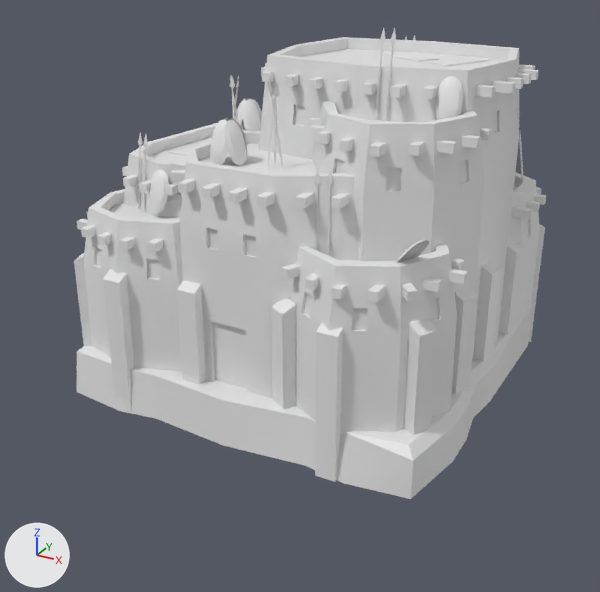
The COLLADA model art/meshes/structural/soninke/fortress.dae as it was, and as the next commit left it.
Both versions are drawn from a camera (50 mm lens) standing at (24.9, -47.8, 25.7) and looking at (0.4, -3.2, 3.4). Every picture has the same lights, and +X, +Y and +Z are marked at lower left. The first picture is the older version.

Before the edit, the objects in view are built like this:
```python
me_cubo_415 = bpy.data.meshes.new('Cubo.415')
me_cubo_415.from_pydata(...)  # 2356 vertices, 3792 faces; spans x -12.6..13.0, y -12.7..13.1, z -2.9..20.8
me_cubo_415.materials.append(mat_texturas_edificios_mandé)  # white #e7e7e7
ob_fortress = bpy.data.objects.new('fortress', me_cubo_415)
ob_fortress.location = (0.0, 0.0, 0.0)
```
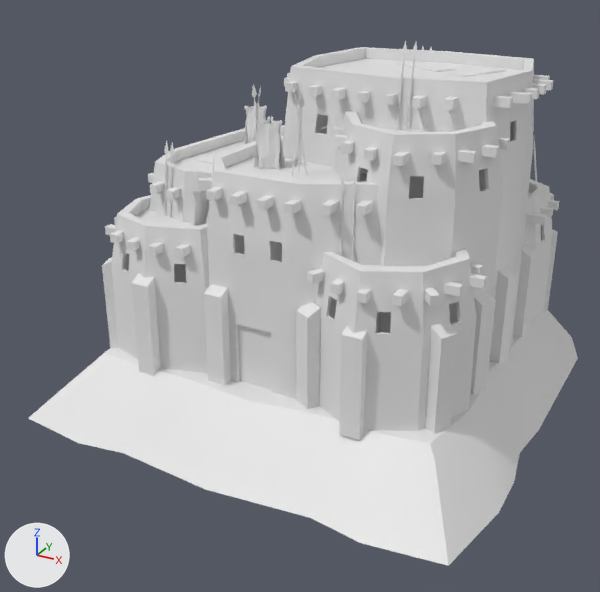
Location of each change, (x1, y1, x2, y2) in pixels of the pictures (600 x 592 px; the box of a moved part takes in the faces that stretch with it):
'fortress', reshaped (16% wider, 11% taller): before (74, 28, 546, 499); after (28, 41, 578, 566)
part 1 of me_cubo_415, moved or reshaped: before (213, 322, 247, 389); after (239, 325, 271, 389)
part 2 of me_cubo_415, moved or reshaped: before (74, 253, 92, 346); after (102, 257, 119, 348)
part 3 of me_cubo_415, moved or reshaped: before (103, 269, 134, 412); after (131, 273, 161, 377)
part 4 of me_cubo_415, moved or reshaped: before (271, 298, 296, 409); after (296, 302, 321, 409)
part 5 of me_cubo_415, moved or reshaped: before (315, 323, 343, 482); after (339, 326, 367, 440)
part 6 of me_cubo_415, rebuilt (7% shorter): before (259, 37, 519, 359); after (283, 47, 534, 345)
part 7 of me_cubo_415, rebuilt: before (124, 123, 246, 218); after (149, 125, 285, 283)
part 8 of me_cubo_415, rebuilt: before (84, 189, 183, 372); after (111, 195, 245, 373)
part 9 of me_cubo_415, rebuilt (22% wider, 34% taller): before (77, 309, 529, 499); after (28, 311, 578, 566)
part 10 of me_cubo_415, deleted: before (77, 28, 546, 435)
part 11 of me_cubo_415, reshaped: before (180, 84, 540, 434); after (105, 41, 559, 434)

What the commit changed:
me_cubo_415 is used by ob_fortress; location (0.0, 0.0, 0.0).
me_cubo_415 had 2356 vertices, 3792 faces and spanned x -12.6..13.0, y -12.7..13.1, z -2.9..20.8.
me_cubo_415 now has 3402 vertices, 5914 faces and spans x -14.4..16.5, y -15.8..15.3, z -3.8..20.1.
me_cubo_415 part 1: the loose piece of 4 vertices spanning x -1.5..1.0, y -10.7, z 0.1..4.3 is moved by (1.4, 0.6, -0.1).
me_cubo_415 part 2: the loose piece of 8 vertices spanning x -12.3..-11.0, y -11.1..-9.6, z -2.9..6.7 is scaled about its middle by (0.968, 0.968, 0.688), then moved by (1.7, 0.6, 1.2).
me_cubo_415 part 3: the loose piece of 8 vertices spanning x -8.2..-6.9, y -12.5..-11.6, z -2.9..6.7 is scaled about its middle by (0.968, 0.968, 0.688), then moved by (1.6, 0.7, 1.2).
me_cubo_415 part 4: the loose piece of 8 vertices spanning x 2.9..4.4, y -11.7..-10.3, z -2.9..6.7 is scaled about its middle by (0.968, 0.968, 0.688), then moved by (1.2, 0.7, 1.2).
me_cubo_415 part 5: the loose piece of 8 vertices spanning x 6.6..7.9, y -12.7..-11.8, z -2.9..6.7 is scaled about its middle by (0.968, 0.968, 0.688), then moved by (1.1, 0.7, 1.2).
me_cubo_415 part 6: the loose piece of 127 vertices spanning x -3.8..12.3, y -4.3..9.5, z 0.0..18.7 is rebuilt with 127 vertices and now spans x -2.3..13.2, y -3.9..9.5, z 0.0..18.1.
me_cubo_415 part 7: the loose piece of 74 vertices spanning x -12.2..-2.3, y -8.1..8.3, z 0.0..12.4 is rebuilt with 74 vertices and now spans x -10.4..-0.9, y -7.5..8.3, z 0.0..12.0.
me_cubo_415 part 8: the loose piece of 66 vertices spanning x -12.4..-2.4, y -12.0..-2.3, z 0.0..9.8 is rebuilt with 66 vertices and now spans x -10.6..-1.0, y -11.4..-2.0, z 0.0..9.5.
me_cubo_415 part 9: the loose piece of 57 vertices spanning x -12.6..13.0, y -12.7..13.1, z -2.9..0.2 is rebuilt with 57 vertices and now spans x -14.4..16.5, y -15.8..15.3, z -3.8..0.2.
me_cubo_415 part 10: 120 loose pieces with 1436 vertices, spanning x -12.4..13.0, y -12.4..13.0, z -2.9..20.8, are deleted.
me_cubo_415 part 11: 1 vertex moved within x -7.4, y 4.8, z 12.7; 508 vertices removed from x -11.9..12.8, y -12.5..13.0, z 0.0..17.8; 2990 vertices added at x -10.7..14.0, y -11.8..12.9, z -0.2..20.1.
Other edits to the shape of me_cubo_415 do not show in these pictures.
